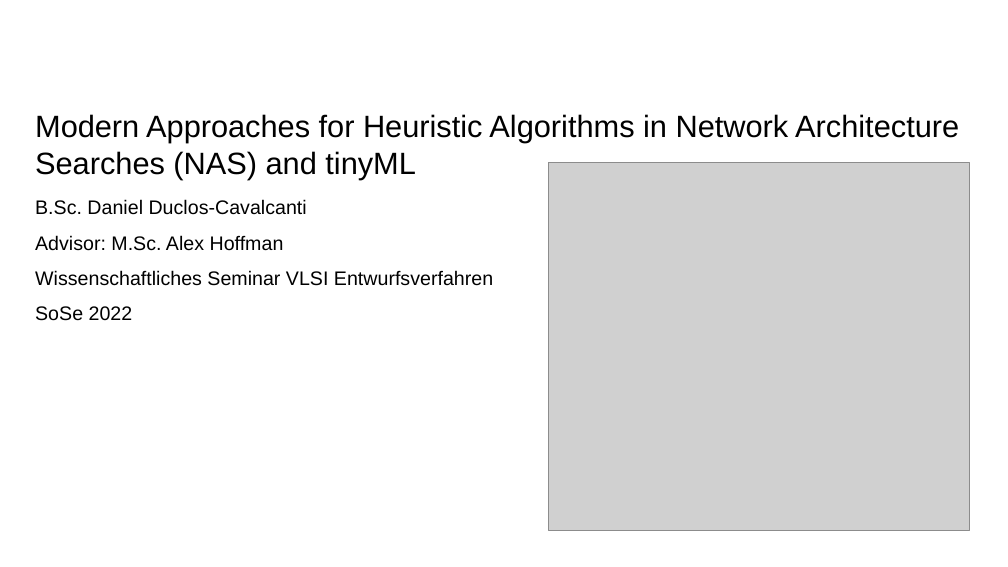
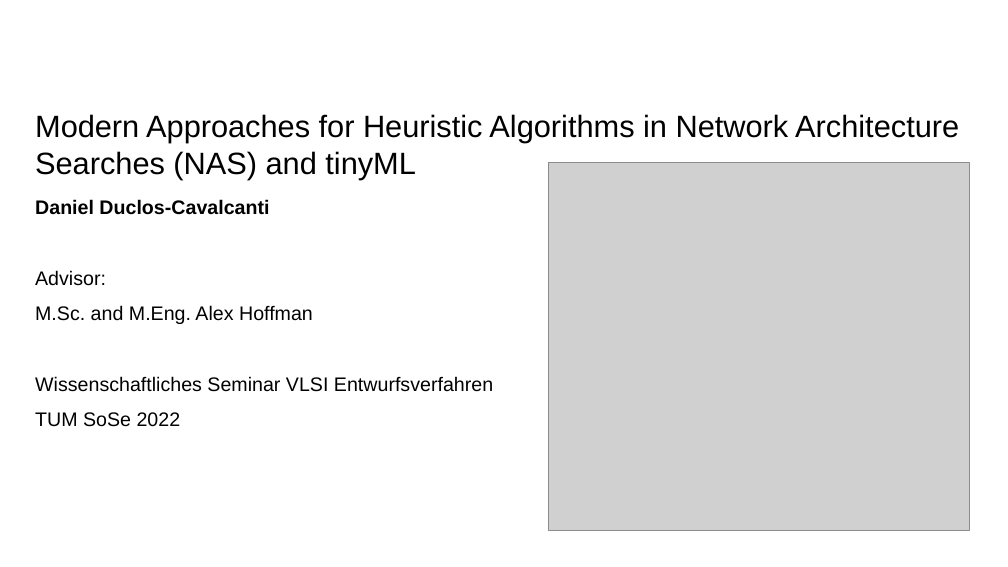
Before and after one commit to duclos-cavalcanti/tum-msei-seminar, a slide deck: slide 1 of pres.odp. Drawn at 1008x567 pixels with LibreOffice and Linux fonts; fonts in the diff are those of the drawing; grey boxes stand for pictures; background and template pictures are left out. Boxes give left, top, right and bottom in pixels: in the first picture for what was removed or moved away, otherwise in the second. Text is boxed around its words. In the diff, an @@ line names an element or a change of style, - is before the commit and + after.

```diff
--- a/pres.odp
+++ b/pres.odp
@@ text at [35,199,313,324]: text changed @@
-B.Sc. Daniel Duclos-Cavalcanti
-Advisor: M.Sc. Alex Hoffman
+Daniel Duclos-Cavalcanti
+Advisor:
+M.Sc. and M.Eng. Alex Hoffman
@@ text at [35,412,181,427]: text changed @@
-SoSe 2022
+TUM SoSe 2022
```
Also in this commit, not shown: 9 other slides changed, 2 slides added, 2 other files.
